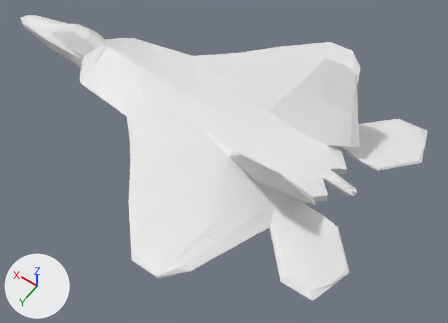
A saved change to the Blender file Assets/Blender/f22v3.blend.
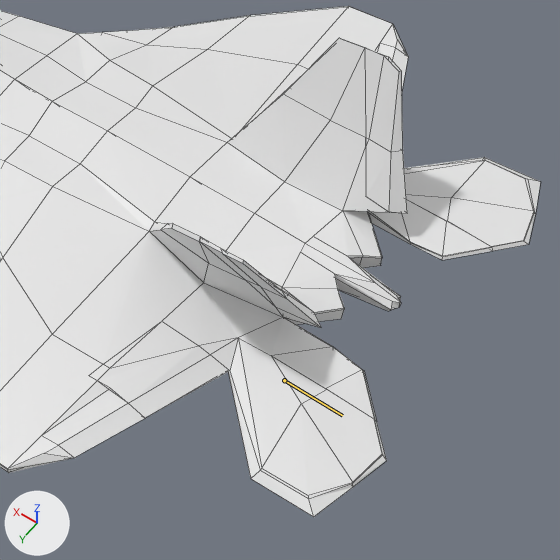
Old and new are each drawn whole from a 50 mm camera at (-3.04, 3.27, 4.6) aimed at (-0.85, 0.21, -0.21) and again close up on the part from 34% to 98% of the width and 12% to 100% of the height. The axes (+X, +Y, +Z) are drawn at lower left. The lights are the same throughout. The bones that change are drawn over the model as lines in the close-ups. The close-ups show mesh edges as thin lines.

Objects in the first close-up: 'F22Raptor', 'F22Raptor.Aileron.Left', 'F22Raptor.Flaps.Left', 'F22Raptor.HorizantalStabilizers.Left', 'F22Raptor.HorizantalStabilizers.Right', 'F22Raptor.Rudders.Left', 'F22Raptor.Rudders.Right'.
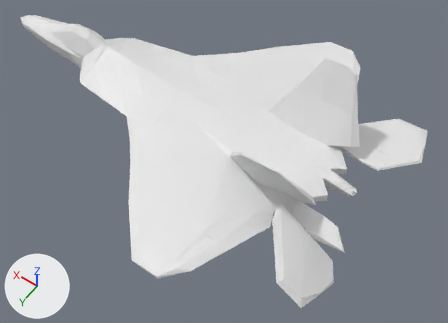
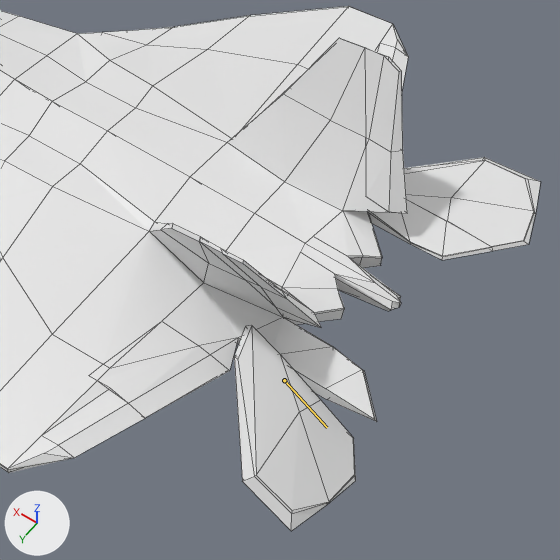
The newer file adds an action. The first version stands in its rest pose; the second is drawn at frame 18 of the action 'LeftStabilizerUp'.

Scene script edits in JSON lines:
```json
{"block": "bone_rig_object", "where": "bone_rig_object = bpy.data.objects['LeftRudder']  # the whole rig 'LeftRudder'"}
{"op": "set", "path": "bone_rig_object.location", "old": "(-1.5971, 0.4952, 0.4278)", "new": "(-1.6269, 0.5064, 0.4344)"}
{"op": "set", "path": "bone_rig_object.rotation_euler", "old": "(0.0, -1.553, 0.0)", "new": "(0.0, -1.292, -0.105)", "note": "degrees (0, -89, 0) -> degrees (0, -74, -6)"}
{"op": "set", "path": "bone_rig_object.scale", "old": "(0.195, 0.195, 0.195)", "new": "(0.128, 0.128, 0.128)"}
{"block": "bone_bone", "where": "bone_bone = bpy.data.objects['LeftStabPivot'].pose.bones['Bone']"}
{"op": "set", "path": "bone_bone.rotation_quaternion", "old": "(1.0, 0.0, 0.0, 0.0)", "new": "(1.0, 0.0, 0.0, 0.3)", "note": "degrees (0, 0, 0) -> degrees (0, 0, 33)"}
```

Changed parts and their boxes (x1, y1, x2, y2) in the close-ups (560 x 560 px):
```json
{"object": "F22Raptor.HorizantalStabilizers.Left", "change": "posed", "before": [228, 338, 387, 517], "after": [234, 325, 356, 531], "on screen": "23% narrower, 15% taller"}
{"bone": "Bone", "before": "(284, 380) to (342, 415)", "after": "(284, 380) to (327, 427)"}
```
